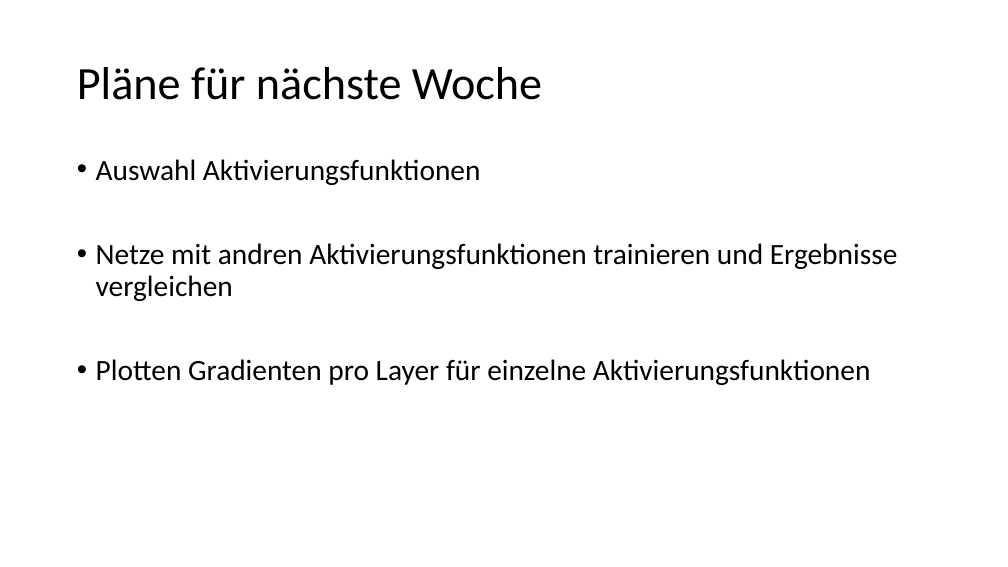
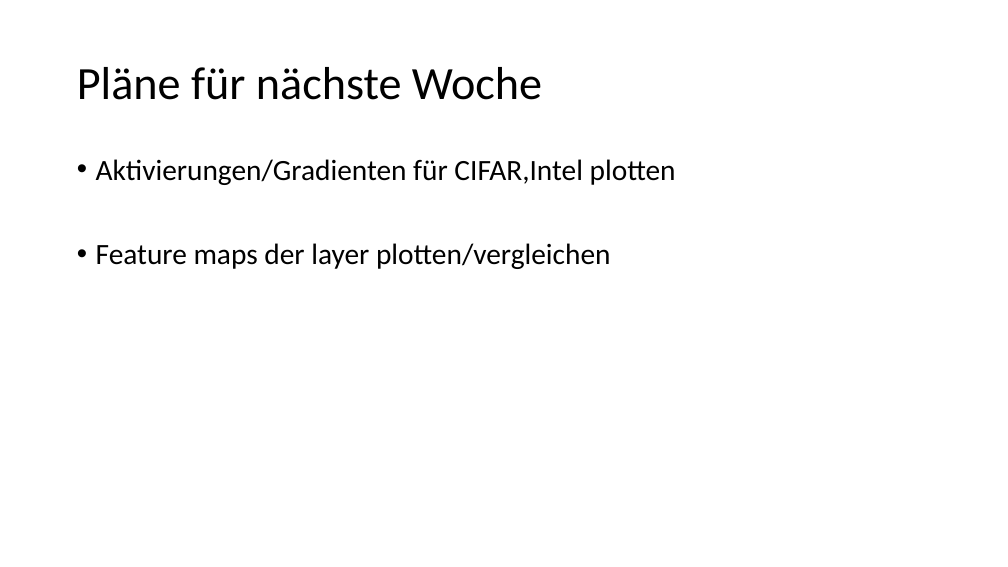
Before and after one commit to resist95/activation-ba, a slide deck: slide 6 of Review der Woche.odp (slide 17 before the commit). Drawn at 1008x567 pixels with LibreOffice and Linux fonts; fonts in the diff are those of the drawing. Boxes give left, top, right and bottom in pixels: in the first picture for what was removed or moved away, otherwise in the second. Text is boxed around its words. In the diff, an @@ line names an element or a change of style, - is before the commit and + after.

```diff
--- a/Review der Woche.odp
+++ b/Review der Woche.odp
@@ text at (96, 159, 676, 269): text changed @@
-• Auswahl Aktivierungsfunktionen
-• Netze mit andren Aktivierungsfunktionen trainieren und Ergebnisse vergleichen
-• Plotten Gradienten pro Layer für einzelne Aktivierungsfunktionen
+• Aktivierungen/Gradienten für CIFAR,Intel plotten
+• Feature maps der layer plotten/vergleichen
```
Also in this commit, not shown: 1 other slide changed, 2 slides added, 13 slides removed, 1 other file.
